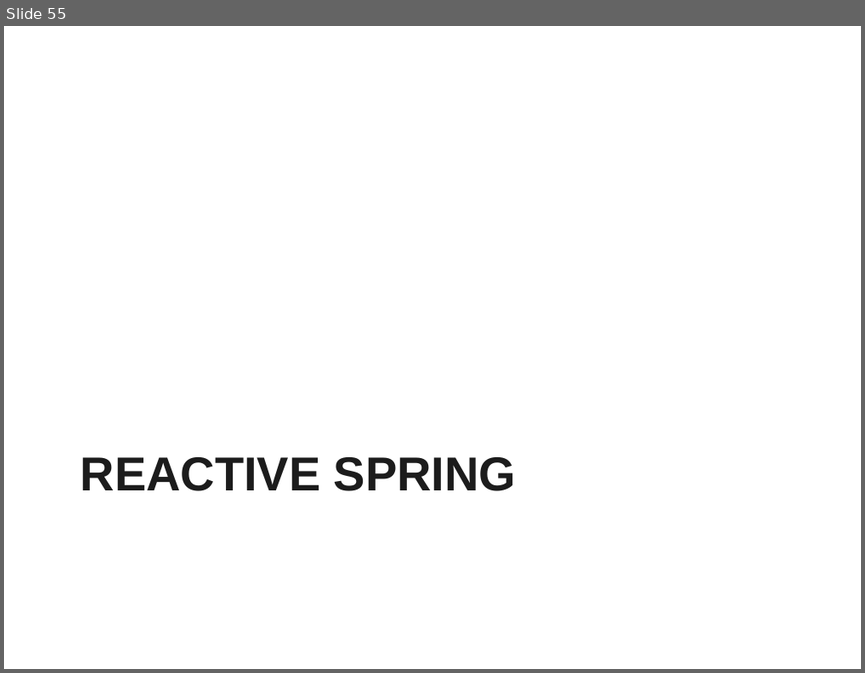
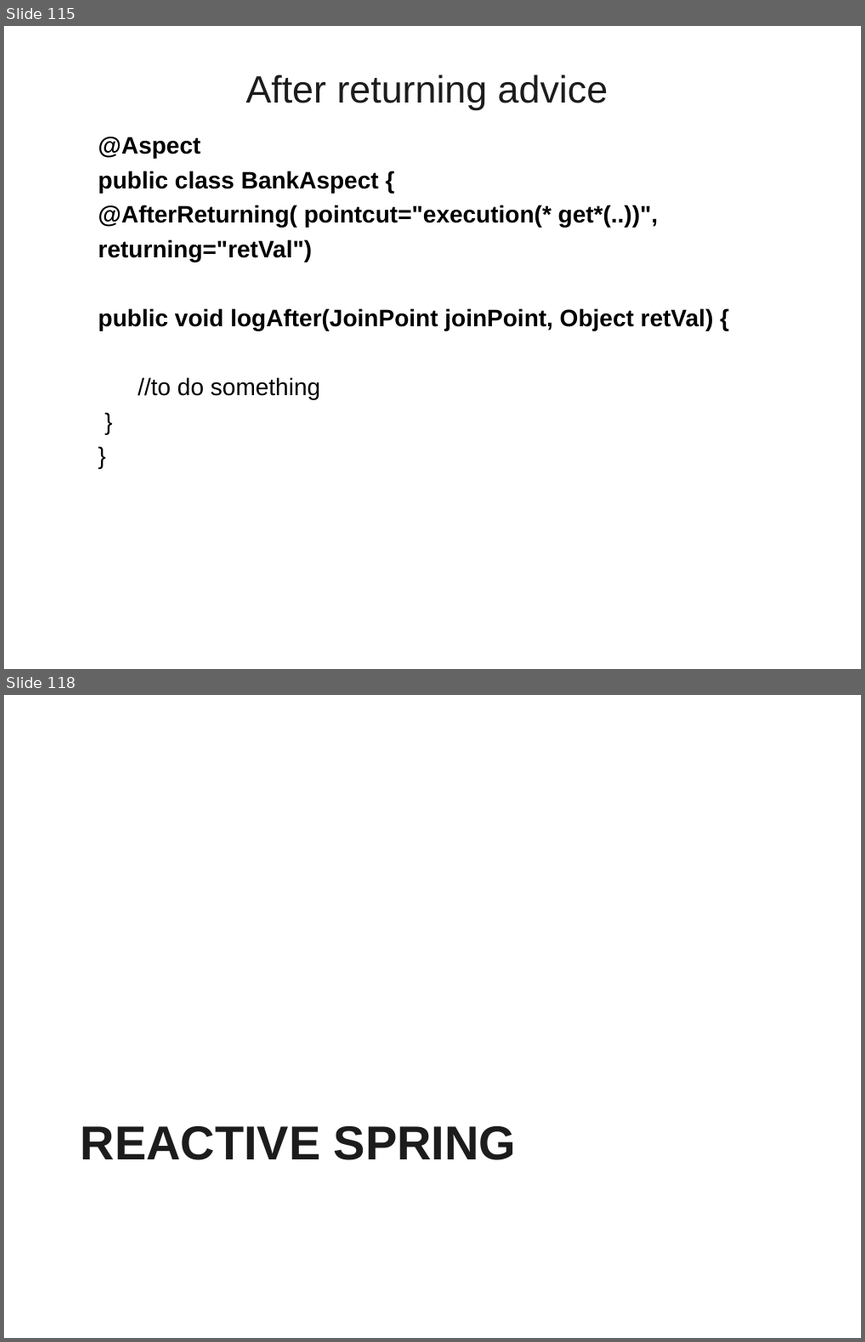
Before and after one commit to vatsanTraining/freshers_dec_2021, a slide deck: SpringBoot_REST.ppt. Shown one above the other, each under a label of ours: slide 55 before the commit, slides 115 and 118 after it; the slides between them are not shown. The pictures are 865x673 and 865x1342 pixels, drawn with LibreOffice and Linux fonts; fonts in the diff are those of the drawing; background and template pictures are left out. Boxes give left, top, right and bottom in pixels: in the first picture for what was removed or moved away, otherwise in the second. Text is boxed around its words. In the diff, an @@ line names an element or a change of style, - is before the commit and + after.

```diff
--- a/SpringBoot_REST.ppt
+++ b/SpringBoot_REST.ppt
@@ slide 115 added at <box>4,26,861,669</box>, background picture (left out) @@
@@ title added at <box>246,74,608,110</box>, 32 pt, text #1C1C1C @@
+After returning advice
@@ text added at <box>98,136,714,399</box>, 20 pt, text #000000, bold @@
+  @Aspect
+  public class BankAspect {
+  @AfterReturning( pointcut="execution(* get*(..))",
+  returning="retVal")
+  public void logAfter(JoinPoint joinPoint, Object retVal) {
+  //to do something
+  }
+  }
@@ what was slide 55 is now slide 118 @@
```
Also in this commit, not shown: 62 other slides added.
